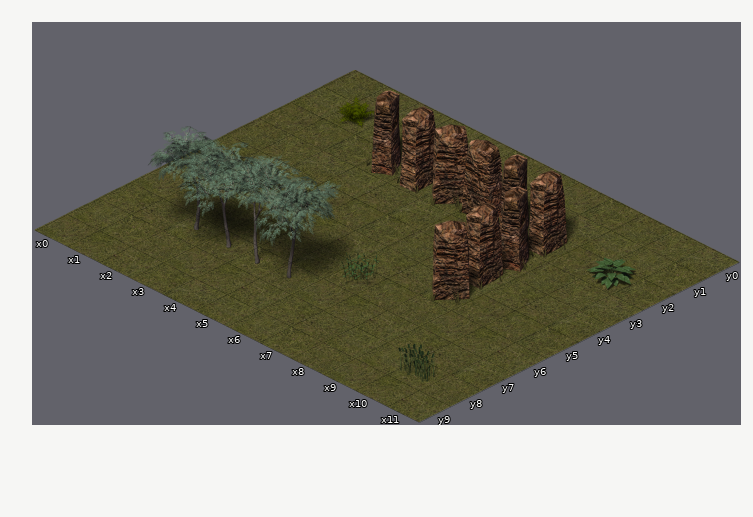
One commit to this Tiled map (JSON): content/areas/town.tmj. The first picture shows the starting point.
Cells are 192x96 px. Isometric: x runs down to the right, y down to the left. Shown: x 0..11, y 0..9.
The same view after the edit:
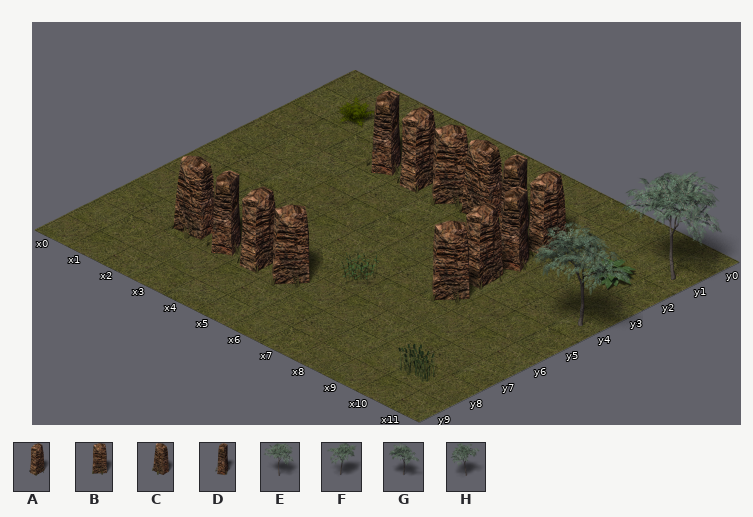
Key: from "grassland": A 132 "132", B 133 "133", C 134 "134", D 135 "135", E 240 "240", F 241 "241", G 242 "242", H 243 "243".
_ is an empty cell.
Change:
Layer "walls & props":
Tile A replaces tile E in row 7 at x 4.
Tile B replaces tile F in row 7 at x 5.
Tile C replaces tile G in row 7 at x 2.
Tile D replaces tile H in row 7 at x 3.
Tile E is added in row 1 at x 11.
Tile G is added in row 4 at x 11.
Where, in picture pixels (left, top, right, bottom), the same in both pictures:
changed: (163, 126, 355, 288)
added: (547, 171, 735, 329)
